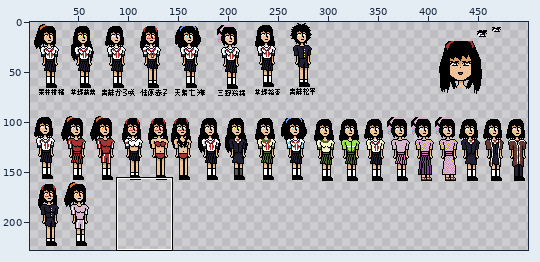
Two states of a pixel-art file, anime/anime-8bit/new/painting-sandbox/sahhh.ase. Above: a wide view before the commit, with the close-up outlined.
Close-up. First the earlier version:
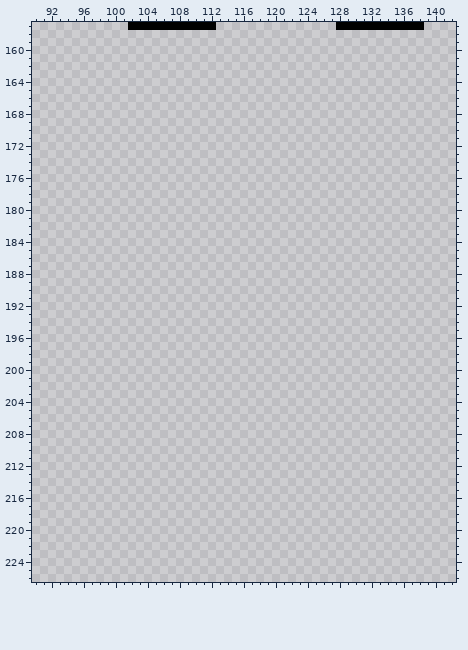
500x250 pixels, 1 frame. Shown: x 90..142, y 157..226. The wide view leaves out empty margins. The commit also changed other parts of the picture, which this record leaves out.
Now the later version:
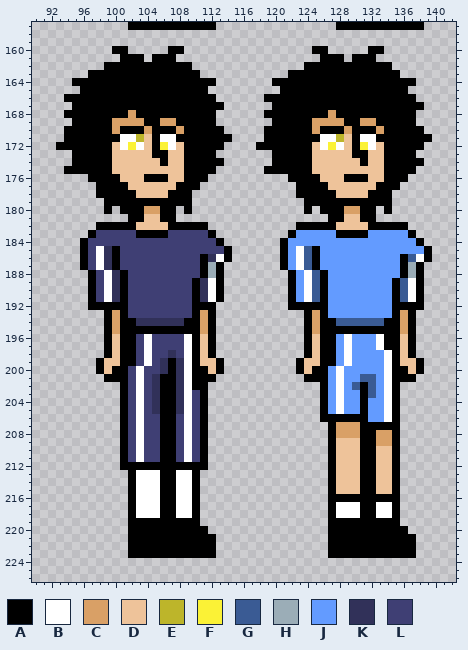
Palette (. is transparent): A #000000  B #ffffff  C #d9a066  D #eec39a  E #bdb52a  F #fbf236  G #3a5b94  H #9badb7  J #639bff  K #313159  L #3f3f74
Changes in this commit:
y 160: x 100..101 .. -> AA; x 107..108 .. -> AA; x 125..126 .. -> AA; x 132..133 .. -> AA
y 161: x 101..103 ... -> AAA; x 105..107 ... -> AAA; x 126..128 ... -> AAA; x 130..132 ... -> AAA
y 162: x 99..109 ........... -> AAAAAAAAAAA; x 124..134 ........... -> AAAAAAAAAAA
y 163: x 97..110 .............. -> AAAAAAAAAAAAAA; x 122..135 .............. -> AAAAAAAAAAAAAA
y 164: x 95..112 .................. -> AAAAAAAAAAAAAAAAAA; x 120..137 .................. -> AAAAAAAAAAAAAAAAAA
y 165: x 96..111 ................ -> AAAAAAAAAAAAAAAA; x 121..136 ................ -> AAAAAAAAAAAAAAAA
y 166: x 94..112 ................... -> AAAAAAAAAAAAAAAAAAA; x 119..137 ................... -> AAAAAAAAAAAAAAAAAAA
y 167: x 95..113 ................... -> AAAAAAAAAAAAAAAAAAA; x 120..138 ................... -> AAAAAAAAAAAAAAAAAAA
y 168: x 94..112 ................... -> AAAAAAAACAAAAAAAAAA; x 119..137 ................... -> AAAAAAAACAAAAAAAAAA
y 169: x 95..112 .................. -> AAAAACCCCAACCAAAAA; x 120..137 .................. -> AAAAACCCCAACCAAAAA
y 170: x 94..113 .................... -> AAAAAACAAACAAACAAAAA; x 119..138 .................... -> AAAAAACAAACAAACAAAAA
y 171: x 94..114 ..................... -> AAAAAAABBEDABBAAAAAAA; x 119..139 ..................... -> AAAAAAABBEDABBAAAAAAA
y 172: x 93..113 ..................... -> AAAAAAADBFBDAFBDAAAAA; x 118..138 ..................... -> AAAAAAADBFBDAFBDAAAAA
y 173: x 95..112 .................. -> AAAAADDDDDAADDAAAA; x 120..137 .................. -> AAAAADDDDDAADDAAAA
y 174: x 95..113 ................... -> AAAAADDDDDDADDAAAAA; x 120..138 ................... -> AAAAADDDDDDADDAAAAA
y 175: x 94..112 ................... -> AAAAAADDDDDDDDDAAAA; x 119..137 ................... -> AAAAAADDDDDDDDDAAAA
y 176: x 97..111 ............... -> AAAADDDAAADDAAA; x 122..136 ............... -> AAAADDDAAADDAAA
y 177: x 98..110 ............. -> AAAADDDDDDAAA; x 123..135 ............. -> AAAADDDDDDAAA
y 178: x 98..109 ............ -> AAAAADDDDAAA; x 123..134 ............ -> AAAAADDDDAAA
y 179: x 99..109 ........... -> AAAAAAAAAAA; x 124..134 ........... -> AAAAAAAAAAA
y 180: x 99 . -> A; x 101..107 ....... -> AAACCAA; x 109 . -> A; x 124 . -> A; x 126..132 ....... -> AAACCAA; x 134 . -> A
y 181: x 102..107 ...... -> AADDAA; x 127..132 ...... -> AADDAA
y 182: x 98..111 .............. -> AAAAADDDDAAAAA; x 123..136 .............. -> AAAAADDDDAAAAA
y 183: x 97..112 ................ -> ALLLLLAAAALLLLLA; x 122..137 ................ -> AJJJJJAAAAJJJJJA
y 184: x 96..113 .................. -> ALLLLLLLLLLLLLLLLA; x 121..138 .................. -> AJJJJJJJJJJJJJJJJA
y 185: x 96..114 ................... -> ALBKALLLLLLLLLLLLLA; x 121..139 ................... -> AJBGAJJJJJJJJJJJJJA
y 186: x 96..114 ................... -> ALBKALLLLLLLLLLAKBA; x 121..139 ................... -> AJBGAJJJJJJJJJJAGBA
y 187: x 96..113 .................. -> ALBKALLLLLLLLLLAHA; x 121..138 .................. -> AJBGAJJJJJJJJJJAHA
y 188: x 97..113 ................. -> ALBKALLLLLLLLLAHA; x 122..138 ................. -> AJBGAJJJJJJJJJAHA
y 189..191: x 97..113 ................. -> ALBKALLLLLLLLAKBA; x 122..138 ................. -> AJBGAJJJJJJJJAGBA
y 192: x 97..112 ................ -> AAAAALLLLLLLLAAA; x 122..138 ................. -> AAAAAJJJJJJJJAAAA
y 193: x 99..112 .............. -> ACALLLLLLLLACA; x 124..137 .............. -> ACAJJJJJJJJACA
y 194: x 99..112 .............. -> ACAAKKKKKKAACA; x 124..137 .............. -> ACAAGGGGGGAACA
y 195: x 99..112 .............. -> ACAAAAAAAAAACA; x 124..137 .............. -> ACAAAAAAAAAACA
y 196..197: x 99..112 .............. -> ADAALBLLLLBADA; x 124..137 .............. -> ADAAJBJJJBAADA
y 198: x 99..112 .............. -> ADAALBLLKLBADA; x 124..137 .............. -> ADAAJBJJJJBADA
y 199: x 98..113 ................ -> ADDAALBLKAKBADDA; x 123..138 ................ -> ADDAAJBJJJJBADDA
y 200: x 98..113 ................ -> ADAALBLLKAKBAADA; x 123..138 ................ -> ADAAJBJJJJJBAADA
y 201: x 99..112 .............. -> AAALBLKAAKBAAA; x 124..137 .............. -> AAAJBJJGGJBAAA
y 202: x 101..111 ........... -> ALBLKAAKBAA; x 126..135 .......... -> AJBJGAGJBA
y 203: x 101..111 ........... -> ALBLKAAKBLA; x 126..135 .......... -> AJBJJAGJBA
y 204..205: x 101..111 ........... -> ALBLKAAKBLA; x 126..135 .......... -> AJBJJAJJBA
y 206: x 101..111 ........... -> ALBLLAALBLA; x 126..135 .......... -> AAAAAAJJBA
y 207: x 101..111 ........... -> ALBLLAALBLA; x 127..135 ......... -> ACCCAAAAA
y 208: x 101..111 ........... -> ALBLLAALBLA; x 127..135 ......... -> ACCCAACCA
y 209: x 101..111 ........... -> ALBLLAALBLA; x 127..135 ......... -> ADDDAACCA
y 210..211: x 101..111 ........... -> ALBLLAALBLA; x 127..135 ......... -> ADDDAADDA
y 212: x 101..111 ........... -> AAAAAAAAAAA; x 127..135 ......... -> ADDDAADDA
y 213..215: x 102..110 ......... -> ABBBAABBA; x 127..135 ......... -> ADDDAADDA
y 216: x 102..110 ......... -> ABBBAABBA; x 127..135 ......... -> AAAAAAAAA
y 217..218: x 102..110 ......... -> ABBBAABBA; x 127..135 ......... -> ABBBAABBA
y 219: x 102..110 ......... -> AAAAAAAAA; x 127..135 ......... -> AAAAAAAAA
y 220: x 102..111 .......... -> AAAAAAAAAA; x 127..136 .......... -> AAAAAAAAAA
y 221..223: x 102..112 ........... -> AAAAAAAAAAA; x 127..137 ........... -> AAAAAAAAAAA
